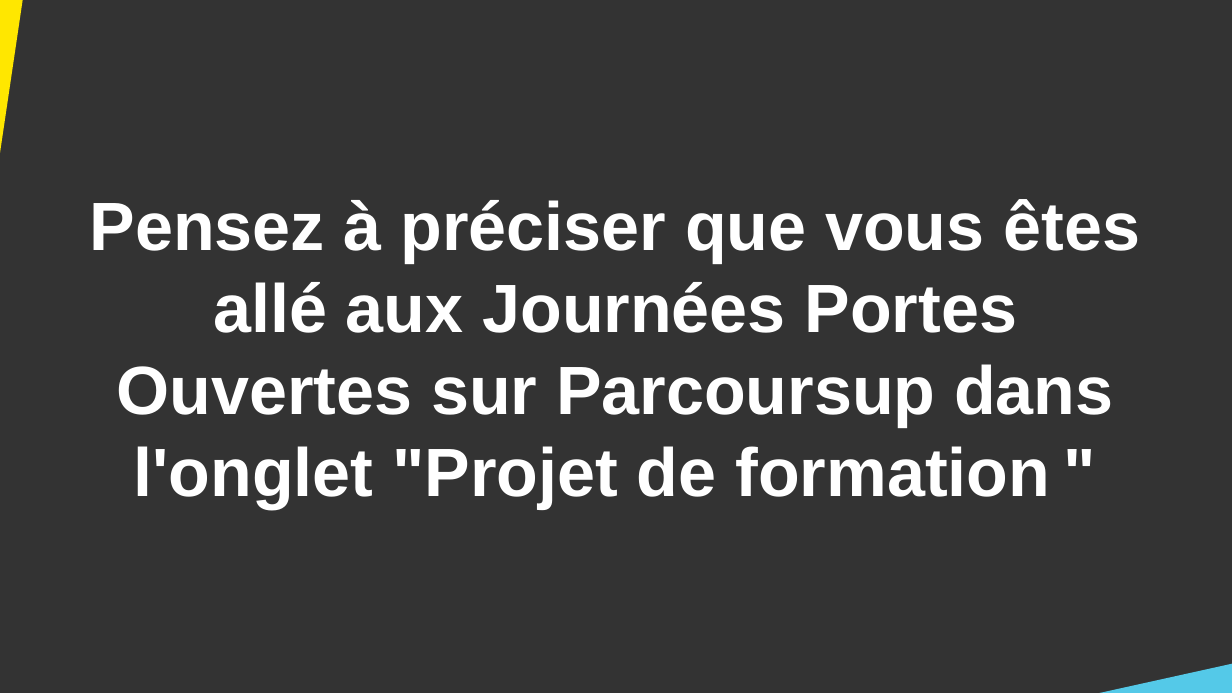
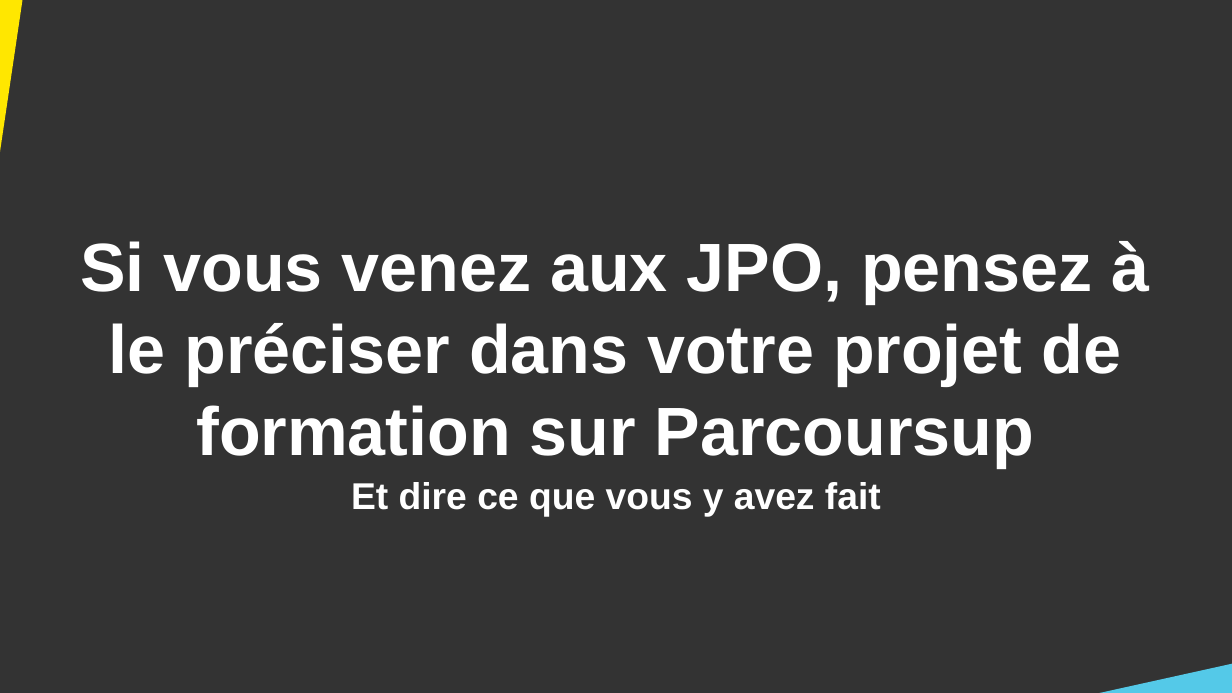
Before and after one commit to DanYellow/cours, a slide deck: slide 29 of presentation-formation-mmi/presentation.odp (slide 25 before the commit). Drawn at 1232x693 pixels with LibreOffice and Linux fonts; fonts in the diff are those of the drawing. Boxes give left, top, right and bottom in pixels: in the first picture for what was removed or moved away, otherwise in the second. Text is boxed around its words. In the diff, an @@ line names an element or a change of style, - is before the commit and + after.

Commit message:
Update presentation MMI

```diff
--- a/presentation-formation-mmi/presentation.odp
+++ b/presentation-formation-mmi/presentation.odp
@@ title at bbox=[80, 241, 1150, 468]: text changed @@
-Pensez à préciser que vous êtes allé aux Journées Portes Ouvertes sur Parcoursup dans l'onglet "Projet de formation "
+Si vous venez aux JPO, pensez à le préciser dans votre projet de formation sur Parcoursup
@@ text added at bbox=[351, 482, 881, 516], 24 pt, text #FFFFFF, bold @@
+Et dire ce que vous y avez fait
```
Also in this commit, not shown: 9 other slides changed, 4 slides added, 7 other files.
